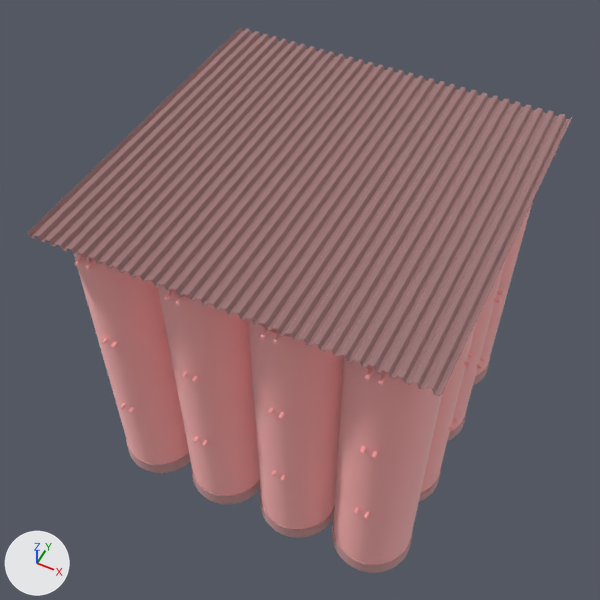
What one commit did to the glTF model 05-warehouse.glb.
The view is the same before and after, from a 50 mm camera at (3.47, -7.48, 11.78) aimed at (-0.23, -0.09, 2.53). Every picture has the same lights, and +X, +Y and +Z are marked at lower left.
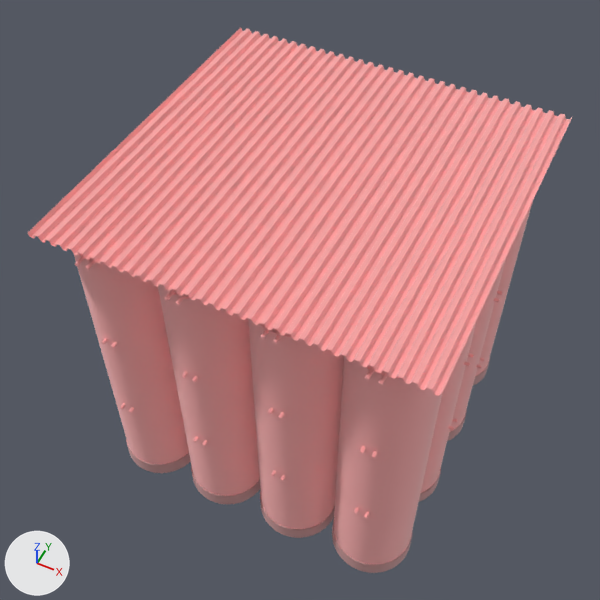
Where the change shows, as pixel boxes (x1, y1, x2, y2) in the pictures (600 x 600 px):
'Mesh_0', recoloured: (28, 27, 572, 396) in both

What the commit changed:
Material 'Material_0' (mat_material_0) changes colour from light grey #ccacac to pink #ffd2d2; in linear values from (0.604, 0.412, 0.412) to (1.0, 0.643, 0.643).
